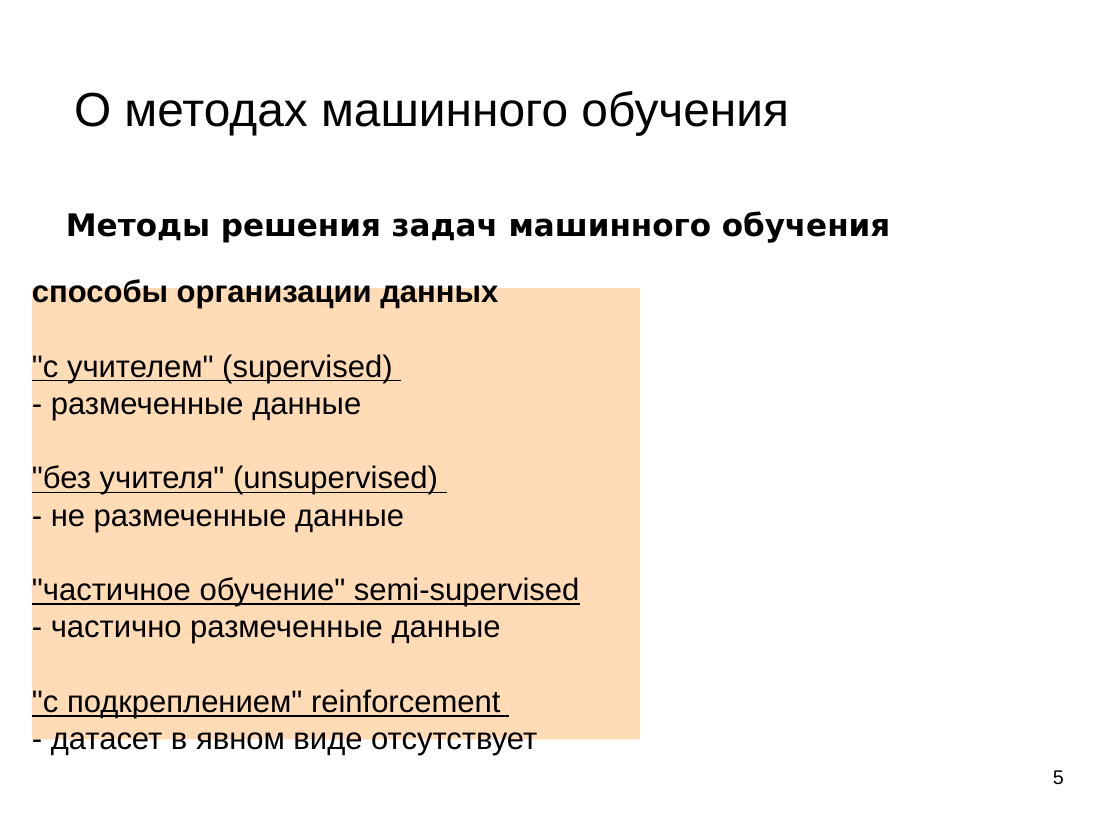
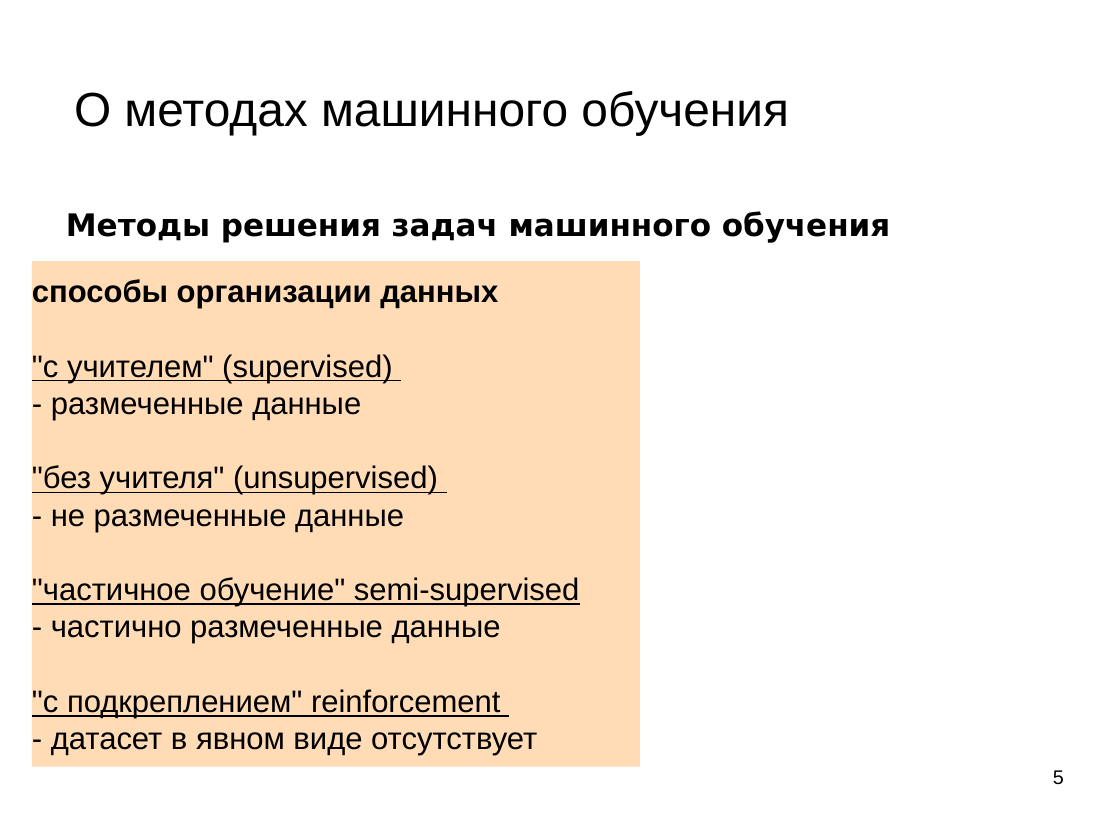
Before and after one commit to mechanoid5/ml_lectorium_2025_I, a slide deck: slide 5 of 03-ml-basic.odp. Drawn at 1120x840 pixels with LibreOffice and Linux fonts; fonts in the diff are those of the drawing; background and template pictures are left out. Boxes give left, top, right and bottom in pixels: in the first picture for what was removed or moved away, otherwise in the second. Text is boxed around its words. In the diff, an @@ line names an element or a change of style, - is before the commit and + after.

```diff
--- a/03-ml-basic.odp
+++ b/03-ml-basic.odp
@@ rectangle "способы организации данных" resized from (x1=32, y1=289, x2=639, y2=740) to (x1=32, y1=261, x2=639, y2=767) @@
```
Also in this commit, not shown: 3 other slides changed, 2 other files.
